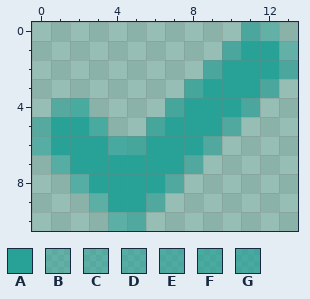
A pixel-art sprite gets an edit: src/assets/images/actionbar-status-saved.png. The first picture shows the starting point.
The file is 14x11 pixels. Pixels under 10% opacity are left out. Colours within 5 levels of each other are drawn and written as one.
Palette (. is transparent): A #28a197  B #28a19778  C #28a19788  D #28a19797  E #28a197a5  F #28a197b2  G #28a197b8
Pixels before, first column x 0:
 0 ...........EB.
 1 ..........EAAB
 2 .........EAAAE
 3 ........FAAAE.
 4 .CF....FAAAE..
 5 CAAF..FAAAD...
 6 DAAAGFAAAD....
 7 .DAAAAAAD.....
 8 ..DAAAAD......
 9 ...CAAD.......
10 ....CD........
And afterwards:
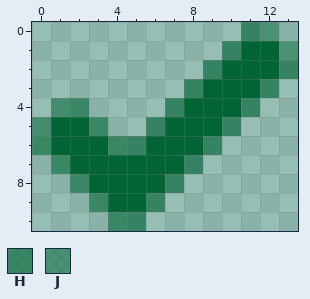
Colours new in this view: H #0065369d  J #00663680
Change:
Colour A changes from #28a197 to #006435.
The author changed colour C to colour H in row 9 at x 3; in row 10 at x 4.
The author changed colour D to colour H in row 5 at x 10; in row 6 at x 0 and 9; in row 7 at x 1 and 8; in row 8 at x 2 and 7; in row 9 at x 6; in row 10 at x 5.
The author changed colour E to colour H in row 0 at x 11; in row 1 at x 10; in row 2 at x 9 and 13; in row 3 at x 12; in row 4 at x 11.
The author changed colour F to colour H in row 3 at x 8; in row 4 at x 2 and 7; in row 5 at x 3 and 6; in row 6 at x 5.
The author changed colour G to colour H in row 6 at x 4.
The author changed colour B to colour J in row 0 at x 12; in row 1 at x 13.
The author changed colour C to colour J in row 4 at x 1; in row 5 at x 0.
